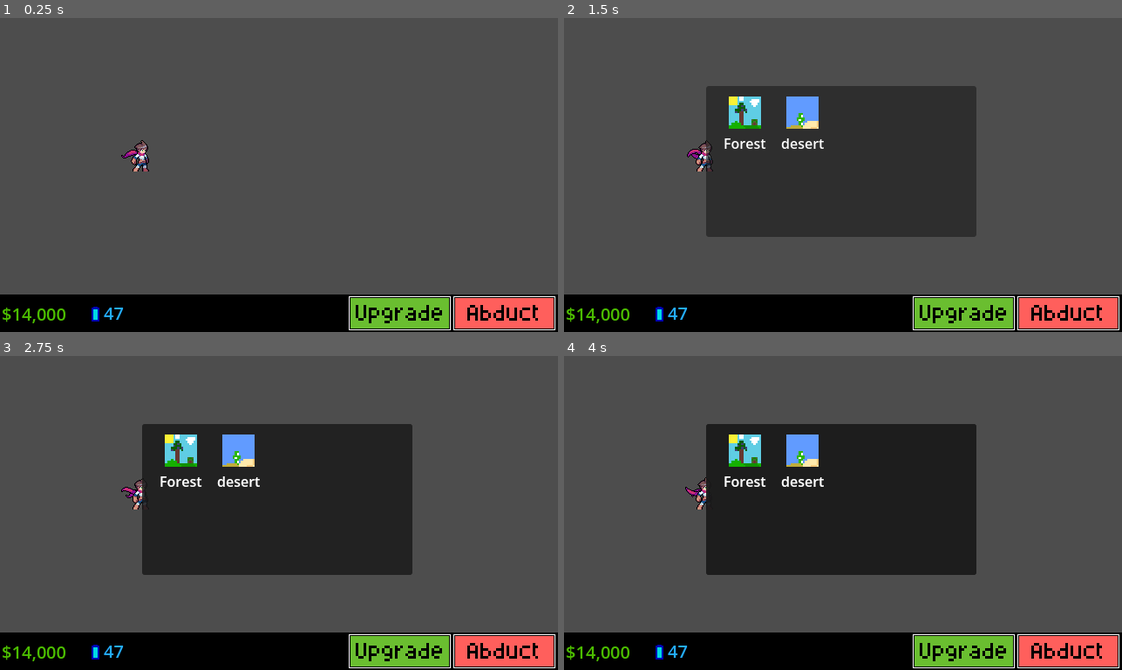
Above: before the commit, frames 1-4 (two rows, left to right).
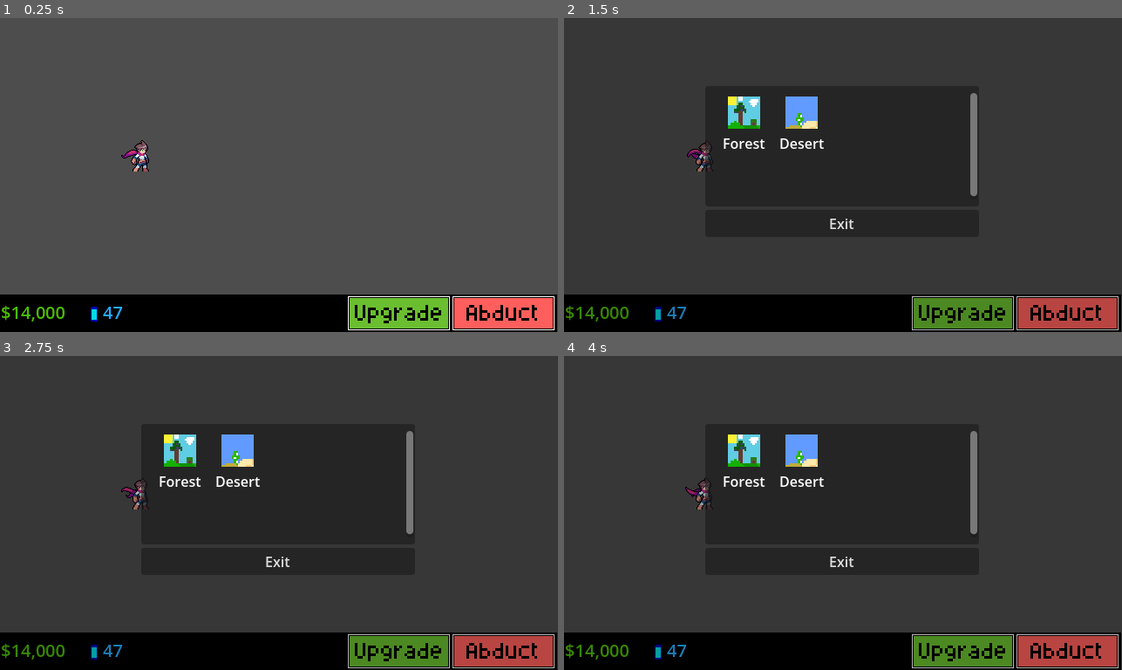
Above: after the commit, the same moments.

Repository: ottercorporationofficial-afk/Abduction
Game: Godot game, scene res://src/main.tscn
Two runs of this game, one before a commit and one after it. Both use one fixed random seed, a clock stepped at 60 frames per second and the inputs below.
Inputs (mouse positions are in pixels of both pictures, inside the frame that each line leads up to; where the layout moved, square brackets give the same spot in the first picture):
- Up to frame 1 (0.25 s): no input
- Up to frame 2 (1.5 s): click (1066, 313) at 0.5 s; click (960, 313) [965, 313] at 1.25 s
- Up to frame 3 (2.75 s): click (502, 651) at 2 s
- Up to frame 4 (4 s): click (960, 651) [965, 651] at 2.75 s; click (1066, 651) at 3.5 s

The runs differ from the first frame. In frame 1, 0.9% of the frame differs, in the area x 0-100%, y 88-100%; in frame 2, 5.0%; in frame 3, 5.0%; in frame 4, 5.6%, in the area x 0-100%, y 21-100%.

Commit message:
popups working finally

Diff:
--- a/Data/LevelData/LevelStorage.gd
+++ b/Data/LevelData/LevelStorage.gd
@@ -8,7 +8,7 @@
 	}),
 	Level.new({
 		"id": "desert",
-		"name": "desert",
+		"name": "Desert",
 		"cost": 100
 	})
 ]
--- a/project.godot
+++ b/project.godot
@@ -21,6 +21,7 @@
 LevelStorage="*uid://dkvsmhjyny7ng"
 GameState="*uid://bfytwu32vnaao"
 Globals="*uid://fj5sy46tagfh"
+InputBlocker="*uid://db3bgpy5ojl6s"
 
 [display]
 
--- /dev/null
+++ b/src/InputBlocker.gd
@@ -0,0 +1,13 @@
+extends Node
+class_name Input_Blocker
+
+var locks: Dictionary = {}
+
+func lock(holder):
+	locks[holder] = true
+
+func unlock(holder):
+	locks.erase(holder)
+
+func is_blocked() -> bool:
+	return not locks.is_empty()
--- a/src/UI/hud.gd
+++ b/src/UI/hud.gd
@@ -5,4 +5,6 @@
 
 
 func _on_abduct_pressed() -> void:
-	Globals.popups.popup_scn(level_selector_scene)
+	var popup = level_selector_scene.instantiate()
+
+	Globals.popups.add_popup(popup)
--- a/src/UI/hud.tscn
+++ b/src/UI/hud.tscn
@@ -1,75 +1,6 @@
 [gd_scene format=3 uid="uid://bc0e58r0jgmo8"]
 
 [ext_resource type="Script" uid="uid://bc2yfcqawt5yg" path="res://src/UI/hud.gd" id="1_3l0hb"]
-[ext_resource type="Texture2D" uid="uid://to5pd36xogsb" path="res://Art/Research.png" id="1_aia3k"]
-[ext_resource type="Texture2D" uid="uid://dx1q78bf5lh2x" path="res://Art/AbductButton.png" id="2_f6bxe"]
-[ext_resource type="Texture2D" uid="uid://dpxnv1fy0ofmw" path="res://Art/UpgradeButton.png" id="3_4mwe0"]
 
 [node name="HUD" type="CanvasLayer" unique_id=673640033]
 script = ExtResource("1_3l0hb")
-
-[node name="ColorRect" type="ColorRect" parent="." unique_id=1544349843]
-anchors_preset = -1
-anchor_top = 0.88055557
-anchor_right = 1.0
-anchor_bottom = 1.0
-color = Color(0, 0, 0, 1)
-metadata/_edit_use_anchors_ = true
-
-[node name="Money" type="Label" parent="." unique_id=425804442]
-anchors_preset = -1
-anchor_left = 0.003125
-anchor_top = 0.8833333
-anchor_right = 0.1203125
-anchor_bottom = 1.0
-theme_override_colors/font_color = Color(0.29937053, 0.74571294, 0, 1)
-theme_override_font_sizes/font_size = 20
-text = "$14,000"
-vertical_alignment = 1
-metadata/_edit_use_anchors_ = true
-
-[node name="Research" type="Label" parent="." unique_id=1155814137]
-anchors_preset = -1
-anchor_left = 0.1859375
-anchor_top = 0.88055557
-anchor_right = 0.29791668
-anchor_bottom = 1.0
-theme_override_colors/font_color = Color(0.14203563, 0.6795579, 0.9999998, 1)
-theme_override_font_sizes/font_size = 20
-text = "47"
-vertical_alignment = 1
-metadata/_edit_use_anchors_ = true
-
-[node name="Research2" type="Sprite2D" parent="." unique_id=2006776425]
-modulate = Color(0, 1, 1, 1)
-position = Vector2(110, 337)
-scale = Vector2(1.75, 1.5625)
-texture = ExtResource("1_aia3k")
-
-[node name="Abduct" type="TextureButton" parent="." unique_id=1796372136]
-anchors_preset = -1
-anchor_left = 0.8713542
-anchor_top = 0.9166667
-anchor_right = 0.9932291
-anchor_bottom = 0.9907407
-offset_left = -37.666687
-offset_top = -11.0
-offset_right = 1.333374
-offset_bottom = 1.3333435
-texture_normal = ExtResource("2_f6bxe")
-metadata/_edit_use_anchors_ = true
-
-[node name="Upgrade" type="TextureButton" parent="." unique_id=1323509452]
-anchors_preset = -1
-anchor_left = 0.87135416
-anchor_top = 0.9166667
-anchor_right = 0.99322915
-anchor_bottom = 0.9907407
-offset_left = -157.66669
-offset_top = -11.0
-offset_right = -118.666626
-offset_bottom = 1.3333435
-texture_normal = ExtResource("3_4mwe0")
-metadata/_edit_use_anchors_ = true
-
-[connection signal="pressed" from="Abduct" to="." method="_on_abduct_pressed"]
--- a/src/UI/levelselection.gd
+++ b/src/UI/levelselection.gd
@@ -21,3 +21,7 @@
 	var level_button = LEVEL_BUTTON_SCENE.instantiate()
 	grid.add_child(level_button)
 	level_button.setup(level)
+
+
+func _on_button_pressed() -> void:
+	Globals.popups.remove_popup(self)
--- a/src/UI/levelselection.tscn
+++ b/src/UI/levelselection.tscn
@@ -44,3 +44,9 @@
 theme_override_constants/h_separation = 2
 theme_override_constants/v_separation = 2
 columns = 5
+
+[node name="Button" type="Button" parent="." unique_id=708511805]
+layout_mode = 2
+text = "Exit"
+
+[connection signal="pressed" from="Button" to="." method="_on_button_pressed"]
--- a/src/UI/popupmanager.gd
+++ b/src/UI/popupmanager.gd
@@ -1,7 +1,8 @@
 class_name popup_manager
 extends Control
 
-
+@onready var darken: ColorRect = $Darken
+@onready var blocker: Control = $Blocker
 
 var stack: Array[Control] = []
 
@@ -12,13 +13,44 @@
 	return not stack.is_empty()
 
 
-func popup_scn(scene):
-	var instance = scene.instantiate()
-	add_child(instance)
+func add_popup(popup) -> void:
+	popup.z_index = 100
+	# Reparent Safely
+	if popup.get_parent():
+		popup.get_parent().remove_child(popup)
 
-	if instance is Popup:
-		instance.popup_centered()
+	add_child(popup)
+	stack.append(popup)
 
-func add_popup(popup: Control) -> void:
-	stack.append(popup)
-	add_child(popup)
+	blocker.show()
+	move_child(blocker, get_child_count() - 2) # just below popup
+	move_child(popup, get_child_count() - 1)   # top
+
+
+	InputBlocker.lock(popup)
+
+	darken.show()
+
+
+
+
+
+
+func remove_popup(popup: Control) -> void:
+	if popup in stack:
+		stack.erase(popup)
+
+	if popup.get_parent() == self:
+		remove_child(popup)
+
+	InputBlocker.unlock(popup)
+
+	if stack.is_empty():
+		blocker.hide()
+		darken.hide()
+	else:
+		var top = stack.back()
+		move_child(blocker, top.get_index())
+
+func darken_screen():
+	darken.show()
--- /dev/null
+++ b/src/blocker.gd
@@ -0,0 +1,7 @@
+extends Control
+
+
+func _ready():
+	set_anchors_and_offsets_preset(Control.PRESET_FULL_RECT)
+	mouse_filter = Control.MOUSE_FILTER_STOP
+	hide()
--- a/src/main.gd
+++ b/src/main.gd
@@ -1,6 +1,7 @@
 extends Node2D
 
-func _ready() -> void:
 
-	#Input.set_mouse_mode(Input.MOUSE_MODE_HIDDEN)
-	pass
+func _unhandled_input(event):
+	if InputBlocker.is_blocked():
+		get_viewport().set_input_as_handled()
+		return
--- a/src/main.tscn
+++ b/src/main.tscn
@@ -2,8 +2,12 @@
 
 [ext_resource type="Script" uid="uid://4akyte21j580" path="res://src/main.gd" id="1_5q4o7"]
 [ext_resource type="PackedScene" uid="uid://ga6sxr7qdr31" path="res://Entities/human.tscn" id="1_eewff"]
-[ext_resource type="PackedScene" uid="uid://bc0e58r0jgmo8" path="res://src/UI/hud.tscn" id="3_5q4o7"]
 [ext_resource type="Script" uid="uid://bomdc4pesnf6d" path="res://src/UI/popupmanager.gd" id="4_3cfgd"]
+[ext_resource type="Texture2D" uid="uid://to5pd36xogsb" path="res://Art/Research.png" id="4_kmhfv"]
+[ext_resource type="Script" uid="uid://bc2yfcqawt5yg" path="res://src/UI/hud.gd" id="4_rlaii"]
+[ext_resource type="Script" uid="uid://crt1s8huhkshj" path="res://src/blocker.gd" id="5_5mrjc"]
+[ext_resource type="Texture2D" uid="uid://dx1q78bf5lh2x" path="res://Art/AbductButton.png" id="5_rlaii"]
+[ext_resource type="Texture2D" uid="uid://dpxnv1fy0ofmw" path="res://Art/UpgradeButton.png" id="6_5mrjc"]
 
 [node name="Main" type="Node2D" unique_id=1237780417]
 script = ExtResource("1_5q4o7")
@@ -11,14 +15,116 @@
 [node name="Human" parent="." unique_id=75959660 instance=ExtResource("1_eewff")]
 position = Vector2(163, 160)
 
-[node name="HUD" parent="." unique_id=673640033 instance=ExtResource("3_5q4o7")]
-
 [node name="Camera2D" type="Camera2D" parent="." unique_id=465916995]
 position = Vector2(321, 180)
 
-[node name="PopupManager" type="Control" parent="." unique_id=380599977]
+[node name="Hud" type="CanvasLayer" parent="." unique_id=311986690]
+script = ExtResource("4_rlaii")
+
+[node name="PopupManager" type="Control" parent="Hud" unique_id=380599977]
+z_index = 100
 layout_mode = 3
 anchors_preset = 0
 offset_right = 638.0
 offset_bottom = 360.0
+mouse_filter = 2
 script = ExtResource("4_3cfgd")
+metadata/_edit_lock_ = true
+
+[node name="Blocker" type="Control" parent="Hud/PopupManager" unique_id=1430801997]
+visible = false
+z_index = 100
+anchors_preset = 0
+offset_right = 641.0
+offset_bottom = 360.0
+script = ExtResource("5_5mrjc")
+metadata/_edit_lock_ = true
+
+[node name="Darken" type="ColorRect" parent="Hud/PopupManager" unique_id=591725746]
+visible = false
+modulate = Color(0, 0, 0, 0.2784314)
+z_index = 100
+layout_mode = 0
+offset_right = 640.0
+offset_bottom = 360.0
+mouse_filter = 2
+metadata/_edit_lock_ = true
+
+[node name="BottomBar" type="ColorRect" parent="Hud/PopupManager" unique_id=1432106928]
+layout_mode = 1
+anchors_preset = -1
+anchor_left = -0.003125
+anchor_top = 0.88055557
+anchor_right = 1.0
+anchor_bottom = 1.0
+offset_left = 0.99375
+offset_right = 0.9937744
+mouse_filter = 2
+color = Color(0, 0, 0, 1)
+metadata/_edit_use_anchors_ = true
+
+[node name="Money" type="Label" parent="Hud/PopupManager/BottomBar" unique_id=1746159367]
+layout_mode = 1
+anchors_preset = -1
+anchor_left = 0.003125
+anchor_top = 0.99961233
+anchor_right = 0.1203125
+anchor_bottom = 1.116279
+offset_top = -36.983334
+offset_bottom = -14.0
+theme_override_colors/font_color = Color(0.29937053, 0.74571294, 0, 1)
+theme_override_font_sizes/font_size = 20
+text = "$14,000"
+vertical_alignment = 1
+metadata/_edit_use_anchors_ = true
+
+[node name="Research" type="Label" parent="Hud/PopupManager/BottomBar" unique_id=1461900460]
+layout_mode = 1
+anchors_preset = -1
+anchor_left = 0.1859375
+anchor_top = 1.0200905
+anchor_right = 0.29791668
+anchor_bottom = 1.139535
+offset_top = -37.863888
+offset_bottom = -15.0
+theme_override_colors/font_color = Color(0.14203563, 0.6795579, 0.9999998, 1)
+theme_override_font_sizes/font_size = 20
+text = "47"
+vertical_alignment = 1
+metadata/_edit_use_anchors_ = true
+
+[node name="Research2" type="Sprite2D" parent="Hud/PopupManager/BottomBar" unique_id=1556376099]
+modulate = Color(0, 1, 1, 1)
+position = Vector2(110, 20)
+scale = Vector2(1.75, 1.5625)
+texture = ExtResource("4_kmhfv")
+
+[node name="Abduct" type="TextureButton" parent="Hud/PopupManager/BottomBar" unique_id=1813990192]
+layout_mode = 1
+anchors_preset = -1
+anchor_left = 0.8713542
+anchor_top = 0.9166667
+anchor_right = 0.9932291
+anchor_bottom = 0.9907407
+offset_left = -37.666687
+offset_top = -37.416668
+offset_right = 1.333374
+offset_bottom = -1.6018524
+texture_normal = ExtResource("5_rlaii")
+metadata/_edit_use_anchors_ = true
+
+[node name="Upgrade" type="TextureButton" parent="Hud/PopupManager/BottomBar" unique_id=774533455]
+layout_mode = 1
+anchors_preset = -1
+anchor_left = 0.87135416
+anchor_top = 0.9166667
+anchor_right = 0.99322915
+anchor_bottom = 0.9907407
+offset_left = -157.66669
+offset_top = -37.416668
+offset_right = -118.666626
+offset_bottom = -1.6018524
+texture_normal = ExtResource("6_5mrjc")
+metadata/_edit_use_anchors_ = true
+
+[connection signal="pressed" from="Hud/PopupManager/BottomBar/Abduct" to="Hud" method="_on_abduct_pressed"]
Not shown, added: src/InputBlocker.gd.uid
Not shown, added: src/blocker.gd.uid
